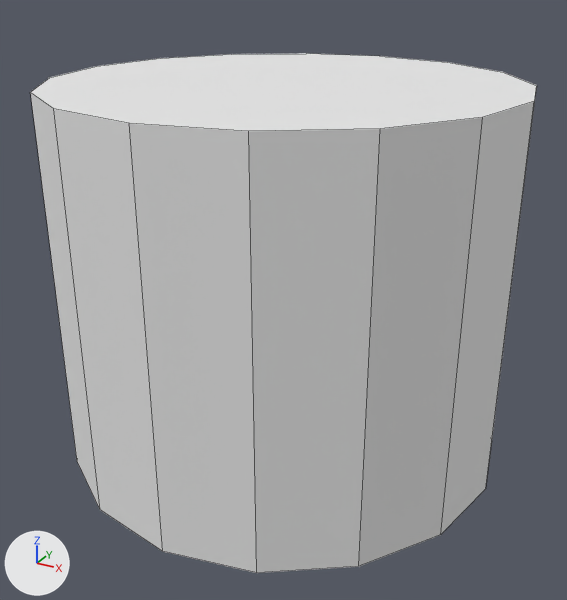
An edit to the OBJ model app/src/main/assets/column.obj, drawn before and after from the same camera.
The view is the same before and after, from a 50 mm lens placed at (3.952, -1.74, 0.784), pointed at (3.018, -0.043, -0.065). The lights are fixed; the arrows at lower left show +X, +Y and +Z. Mesh edges are drawn as thin lines. Where no turn or scale is listed for an object, it has been applied to the vertices.

Objects in the first picture: 'Cylinder_Cylinder.001'.
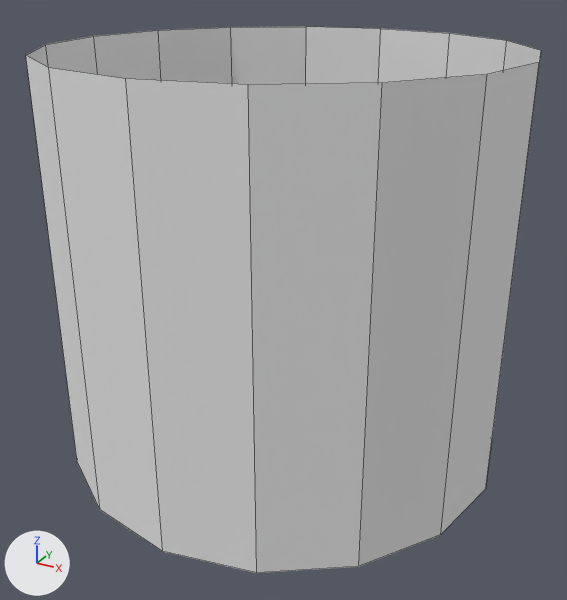
The newer file is also rescaled (x0.667), turned or shifted as a whole; pictures and numbers use the older file's frame.

The edits, one by one:
me_cylinder_cylinder_001 has 32 vertices, 18 faces and spans x 2.4..3.6, y -0.6..0.6, z -0.5..0.5.
me_cylinder_cylinder_001 is used by ob_cylinder_cylinder_001; location (0.0, 0.0, 0.0).
Verts and faces of me_cylinder_cylinder_001; kept vertices keep their numbers, new ones are numbered from 32.
Before the commit, vertices of me_cylinder_cylinder_001: 1 (3.0, 0.6, 0.5) at pixel (379, 56), 3 (3.23, 0.554, 0.5) at pixel (447, 62), 5 (3.424, 0.424, 0.5) at pixel (503, 72), 7 (3.554, 0.23, 0.5) at pixel (536, 85), 9 (3.6, 0.0, 0.5) at pixel (534, 101).
Before the commit, vertices of me_cylinder_cylinder_001: 11 (3.554, -0.23, 0.5) at pixel (482, 117), 13 (3.424, -0.424, 0.5) at pixel (380, 128), 15 (3.23, -0.554, 0.5) at pixel (248, 131), 17 (3.0, -0.6, 0.5) at pixel (129, 123), 19 (2.77, -0.554, 0.5) at pixel (53, 108).
Before the commit, vertices of me_cylinder_cylinder_001: 21 (2.576, -0.424, 0.5) at pixel (30, 92), 23 (2.446, -0.23, 0.5) at pixel (49, 77), 25 (2.4, 0.0, 0.5) at pixel (96, 66), 27 (2.446, 0.23, 0.5) at pixel (160, 58), 29 (2.576, 0.424, 0.5) at pixel (231, 54).
Before the commit, vertices of me_cylinder_cylinder_001: 31 (2.77, 0.554, 0.5) at pixel (306, 53).
Part 1, on me_cylinder_cylinder_001:
Faces deleted: (1, 31, 29, 27, 25, 23, 21, 19, 17, 15, 13, 11, 9, 7, 5, 3).
Vertices 1, 3, 5, 7, 9, 11, 13, 15, 17, 19, 21, 23, 25, 27, 29, 31 move by (0.0, 0.0, 0.08).

Boxes [x1, y1, x2, y2] around the edits, measured in the pictures (567 x 600 px):
'Cylinder_Cylinder.001', reshaped: before [30, 53, 537, 573]; after [26, 27, 541, 573]
